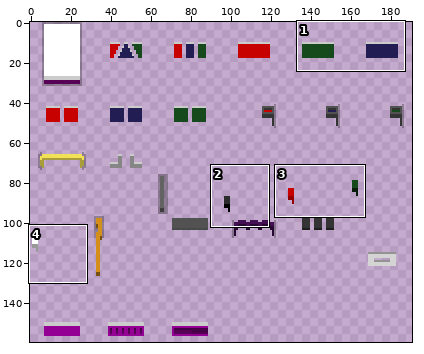
Sprite sheet, stored at Assets/Resources/TowerSprite/triple_tower.png. The first picture is a wide view before the edit; the outline marks the close-up.
Close-up. Old version:
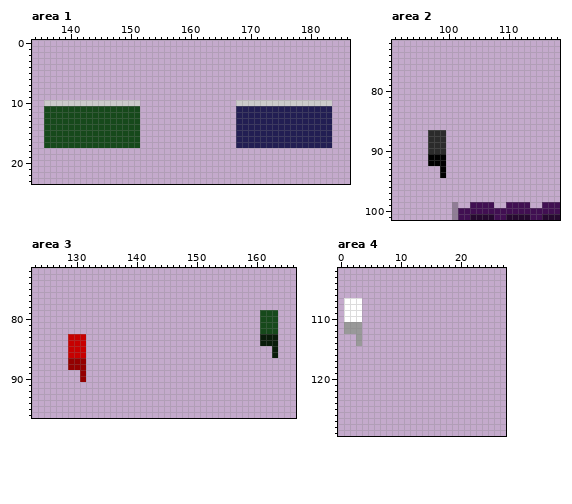
The file is 192x160 pixels. Colours within 5 levels of each other are drawn and written as one. Shown: area 1: x 134..186, y 0..23; area 2: x 91..118, y 72..101; area 3: x 123..166, y 72..96; area 4: x 0..27, y 102..129. The wide view leaves out empty margins.
After the commit:
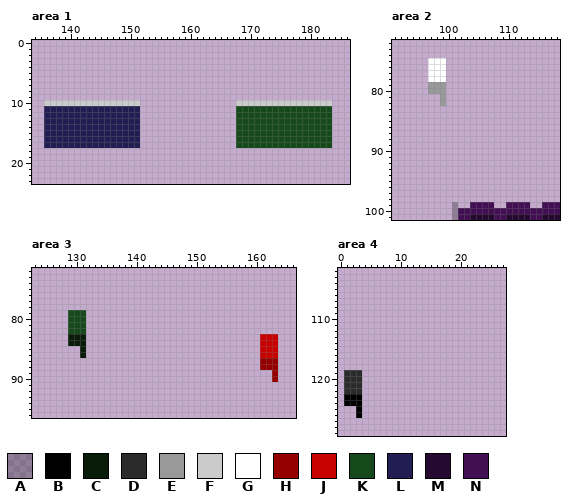
Palette (. is transparent): A #00000044  B #000000  C #091c0a  D #2b2b2b  E #999999  F #cbcbcb  G #ffffff  H #940000  J #c70000  K #16491b  L #221e53  M #260930  N #410f52
What changed:
Area 1:
Colour K replaces colour L in rows 11 to 17 at x 168 to 183.
Colour L replaces colour K in rows 11 to 17 at x 136 to 151.
Area 2:
Colour E is added in rows 79 to 80 at x 97 to 99; in rows 81 to 82 at x 99.
Colour G is added in rows 75 to 78 at x 97 to 99.
Colour B is removed in rows 91 to 92 at x 97 to 99; in rows 93 to 94 at x 99.
Colour D is removed in rows 87 to 90 at x 97 to 99.
Area 3:
Colour C replaces colour J in rows 83 to 84 at x 129 to 131; in rows 85 to 86 at x 131.
Colour H is added in rows 87 to 88 at x 161 to 163; in rows 89 to 90 at x 163.
Colour J is added in rows 85 to 86 at x 161 to 162.
Colour J replaces colour C in rows 83 to 84 at x 161 to 163; in rows 85 to 86 at x 163.
Colour K is added in rows 79 to 82 at x 129 to 131.
Colour H is removed in rows 87 to 88 at x 129 to 131; in rows 89 to 90 at x 131.
Colour J is removed in rows 85 to 86 at x 129 to 130.
Colour K is removed in rows 79 to 82 at x 161 to 163.
Area 4:
Colour B is added in rows 123 to 124 at x 1 to 3; in rows 125 to 126 at x 3.
Colour D is added in rows 119 to 122 at x 1 to 3.
Colour E is removed in rows 111 to 112 at x 1 to 3; in rows 113 to 114 at x 3.
Colour G is removed in rows 107 to 110 at x 1 to 3.
Where, in picture pixels (left, top, right, bottom), the same in both close-ups:
changed: (44, 106, 140, 148)
changed: (236, 106, 332, 148)
added: (428, 58, 446, 106)
erased: (428, 130, 446, 178)
changed: (68, 310, 86, 382)
changed: (260, 310, 278, 382)
changed: (344, 298, 362, 418)
